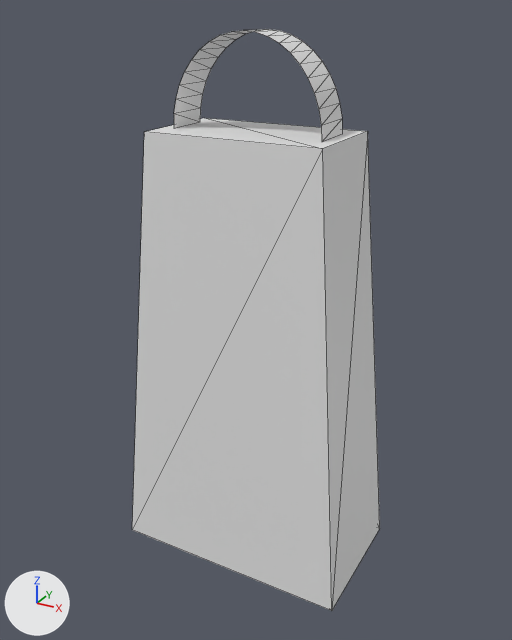
Before and after pictures for a commit that changed the OBJ model scenes/meshes/grater.obj.
The view is the same before and after, from a camera (50 mm lens) standing at (6.32, -11.5, 11.03) and looking at (0.01, -0.02, 5.3). The lights are fixed; the arrows at lower left show +X, +Y and +Z. The older version comes first. Mesh edges are drawn as thin lines. Where no turn or scale is listed for an object, it has been applied to the vertices. Vertices at exactly the same position are counted once.

Names of what the first picture shows: 'grater'.
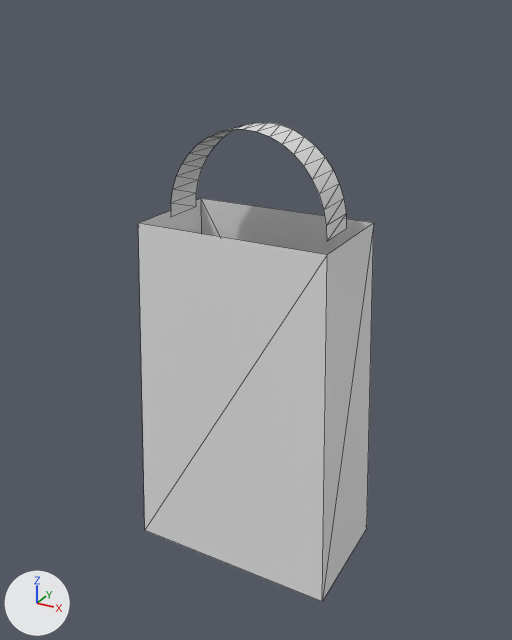
What differs and where, as boxes [x1, y1, x2, y2] in the pictures (512 x 640 px; the box of a moved part takes in the faces that stretch with it):
```json
{"object": "grater", "change": "reshaped", "before": [132, 29, 380, 611], "after": [138, 123, 374, 601], "on screen": "18% shorter"}
{"part": 1, "of": "me_grater", "change": "moved or reshaped", "before": [174, 29, 342, 142], "after": [171, 123, 346, 241]}
{"part": 2, "of": "me_grater", "change": "rebuilt", "before": [132, 118, 380, 611], "after": [138, 198, 374, 601], "on screen": "18% shorter"}
```

Edits to the scene script, one JSON object a line:
```json
{"block": "me_grater", "where": "# used by ob_grater; location = (0.0, 0.0, 0.0)"}
{"op": "remove", "block": "me_grater", "code": "me_grater.from_pydata(...)  # 50 vertices, 52 faces; spans x -2.5..2.5, y -1.4..1.4, z 0.0..10.7"}
{"op": "add", "block": "me_grater", "code": "me_grater.from_pydata(...)  # 50 vertices, 48 faces; spans x -2.23..2.23, y -1.27..1.27, z 0.0..9.1"}
{"block": "me_grater", "change": "me_grater part 1: the loose piece of 42 vertices spanning x -1.49..1.49, y -0.45..0.45, z 9.0..10.7 is scaled about its middle by (1.11, 1, 1.06), then moved by (0.0, 0.0, -1.65)"}
{"block": "me_grater", "change": "me_grater part 2: the loose piece of 8 vertices spanning x -2.5..2.5, y -1.4..1.4, z 0.0..9.0 is rebuilt with 8 vertices and now spans x -2.23..2.23, y -1.27..1.27, z 0.0..7.3"}
```
